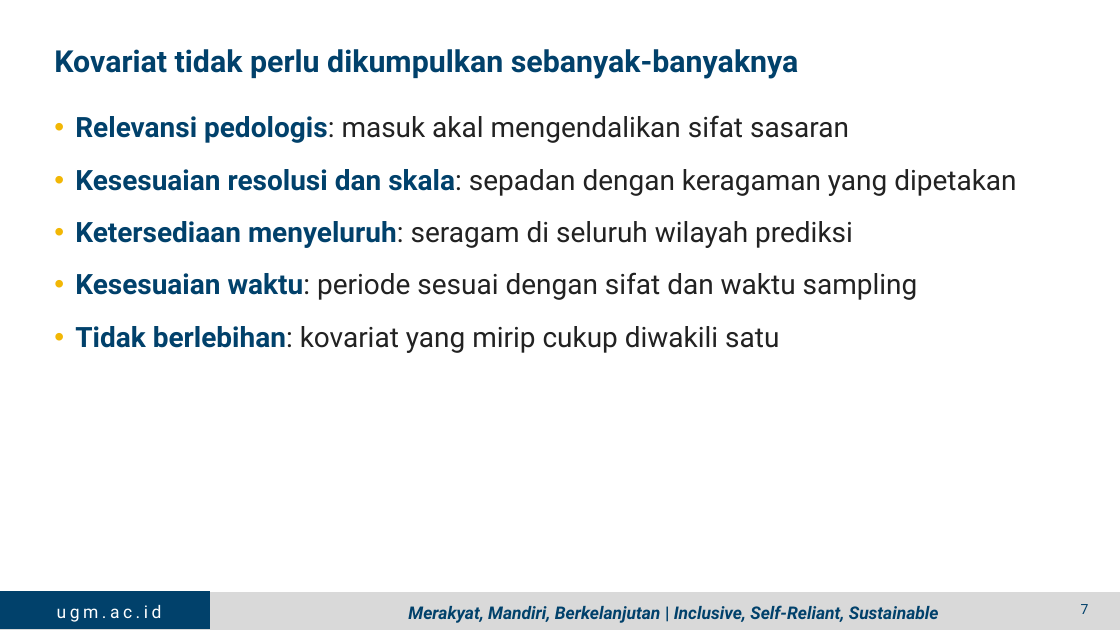
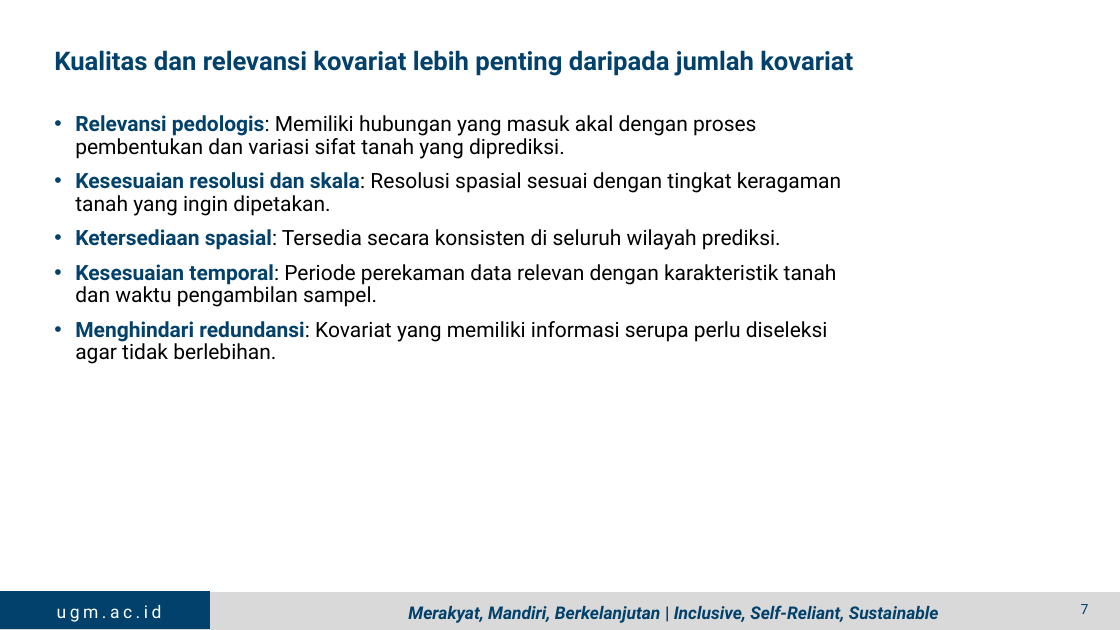
Before and after one commit to jhnhp/SMART, a slide deck: slide 7 of Output/Presentasi/PPT_5_Dr_Guruh_Digital_Soil_Mapping.pptx. Drawn at 1120x630 pixels with LibreOffice and Linux fonts; fonts in the diff are those of the drawing; background and template pictures are left out. Boxes give left, top, right and bottom in pixels: in the first picture for what was removed or moved away, otherwise in the second. Text is boxed around its words. In the diff, an @@ line names an element or a change of style, - is before the commit and + after.

```diff
--- a/Output/Presentasi/PPT_5_Dr_Guruh_Digital_Soil_Mapping.pptx
+++ b/Output/Presentasi/PPT_5_Dr_Guruh_Digital_Soil_Mapping.pptx
@@ title at (54, 50, 853, 76): text changed; size 26 to 22 pt @@
-Kovariat tidak perlu dikumpulkan sebanyak-banyaknya
+Kualitas dan relevansi kovariat lebih penting daripada jumlah kovariat
@@ text at (75, 115, 841, 364): text changed; size 24 to 18 pt; text colour #222222 to #000000 @@
-• Relevansi pedologis: masuk akal mengendalikan sifat sasaran
-• Kesesuaian resolusi dan skala: sepadan dengan keragaman yang dipetakan
-• Ketersediaan menyeluruh: seragam di seluruh wilayah prediksi
-• Kesesuaian waktu: periode sesuai dengan sifat dan waktu sampling
-• Tidak berlebihan: kovariat yang mirip cukup diwakili satu
+• Relevansi pedologis: Memiliki hubungan yang masuk akal dengan proses pembentukan dan variasi sifat tanah yang diprediksi.
+• Kesesuaian resolusi dan skala: Resolusi spasial sesuai dengan tingkat keragaman tanah yang ingin dipetakan.
+• Ketersediaan spasial: Tersedia secara konsisten di seluruh wilayah prediksi.
+• Kesesuaian temporal: Periode perekaman data relevan dengan karakteristik tanah dan waktu pengambilan sampel.
+• Menghindari redundansi: Kovariat yang memiliki informasi serupa perlu diseleksi agar tidak berlebihan.
```
Also in this commit, not shown: 13 other slides changed, 3 slides removed, 12 other files.
